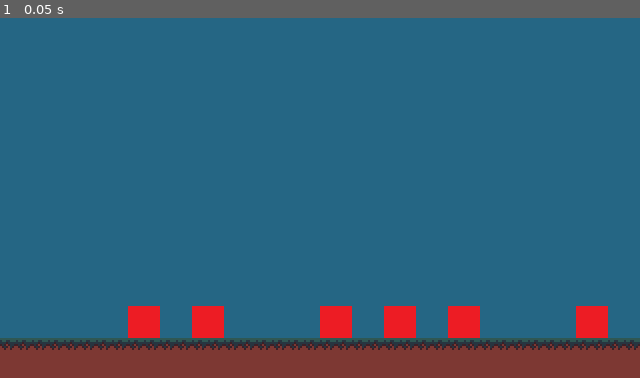
Above: before the commit, frame 1.
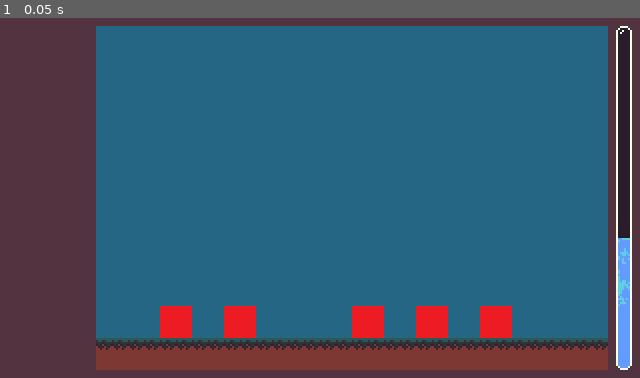
Above: after the commit, the same moment.

Repository: ayoreis/beneath-the-surface
Game: Godot game, scene res://ui.tscn
Two runs of this game, one before a commit and one after it. Both use one fixed random seed, a clock stepped at 60 frames per second and the inputs below. Before the commit the project starts from res://main.tscn.
Inputs:
- Up to frame 1 (0.05 s): no input

The runs differ from the first frame. In frame 1, 28% of the frame differs, in the area x 0-100%, y 0-100%.

Commit message:
ui is main now

Diff:
--- a/project.godot
+++ b/project.godot
@@ -11,7 +11,7 @@
 [application]
 
 config/name="Beneath the Surface"
-run/main_scene="uid://c8yemmx6efk5x"
+run/main_scene="uid://q8abo6xyuxd6"
 config/features=PackedStringArray("4.6", "GL Compatibility")
 config/icon="res://icon.svg"
 
--- a/control.tscn
+++ b/ui.tscn
@@ -47,16 +47,16 @@
 
 [node name="SubViewport" type="SubViewport" parent="ColorRect/MarginContainer/HBoxContainer/SubViewportContainer" unique_id=342186610]
 handle_input_locally = false
-size = Vector2i(172, 172)
+size = Vector2i(256, 172)
 render_target_update_mode = 4
 
-[node name="Node2D" parent="ColorRect/MarginContainer/HBoxContainer/SubViewportContainer/SubViewport" unique_id=447501607 instance=ExtResource("1_0fbet")]
+[node name="Node2D" parent="ColorRect/MarginContainer/HBoxContainer/SubViewportContainer/SubViewport" unique_id=447501607 instance=ExtResource("1_nltto")]
 
 [node name="TextureProgressBar" type="TextureProgressBar" parent="ColorRect/MarginContainer/HBoxContainer" unique_id=1535429869]
 layout_mode = 2
 max_value = 174.0
 step = 0.0
-value = 109.0
+value = 67.0
 rounded = true
 fill_mode = 3
 nine_patch_stretch = true
Binary file changed: concept.aseprite
Not shown, added: resources/stump.png.import
Not shown: 2 places in ui.tscn that only renumber resources
Not shown, changed: README.md
